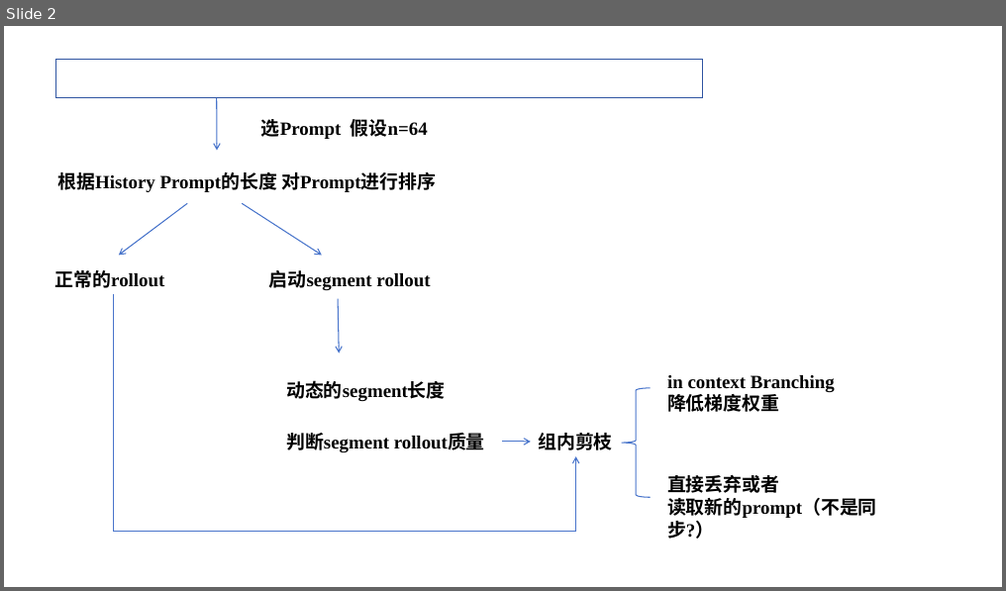
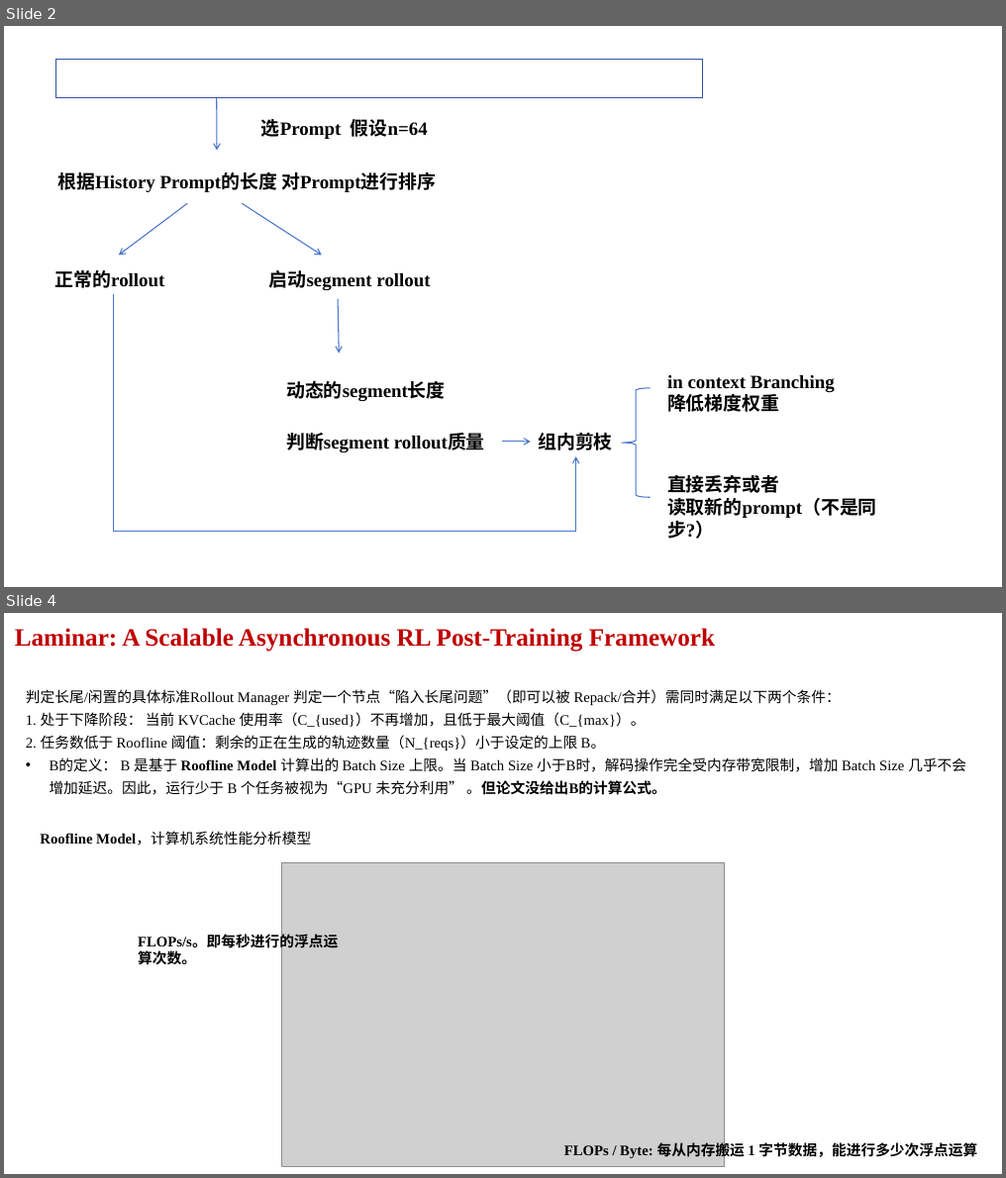
Before and after one commit to Watsontao/mindrlhf, a slide deck: 方案.pptx. Shown one above the other, each under a label of ours: slide 2 before the commit, slides 2 and 4 after it; the slides between them are not shown. The pictures are 1006x591 and 1006x1178 pixels, drawn with LibreOffice and Linux fonts; fonts in the diff are those of the drawing; grey boxes stand for pictures. Boxes give left, top, right and bottom in pixels: in the first picture for what was removed or moved away, otherwise in the second. Text is boxed around its words. In the diff, an @@ line names an element or a change of style, - is before the commit and + after.

```diff
--- a/方案.pptx
+++ b/方案.pptx
@@ slide 4 added at (4, 613, 1002, 1174), background #FFFFFF @@
@@ text added at (15, 628, 715, 652), 24 pt, text #C00000, bold @@
+Laminar: A Scalable Asynchronous RL Post-Training Framework
@@ text added at (26, 689, 966, 795), 14 pt, text #000000 @@
+判定长尾/闲置的具体标准Rollout Manager 判定一个节点“陷入长尾问题”（即可以被 Repack/合并）需同时满足以下两个条件：
+1. 处于下降阶段： 当前 KVCache 使用率（C_{used}）不再增加，且低于最大阈值（C_{max}）。
+2. 任务数低于 Roofline 阈值：剩余的正在生成的轨迹数量（N_{reqs}）小于设定的上限 B。
+• B的定义： B 是基于 Roofline Model 计算出的 Batch Size 上限。当 Batch Size 小于B时，解码操作完全受内存带宽限制，增加 Batch Size 几乎不会增加延迟。因此，运行少于 B 个任务被视为“GPU 未充分利用” 。但论文没给出B的计算公式。
@@ text added at (40, 833, 311, 846), 14 pt, text #000000, bold @@
+Roofline Model，计算机系统性能分析模型
@@ picture added at (282, 863, 725, 1167) @@
@@ text added at (138, 935, 338, 965), 14 pt, text #000000, bold @@
+FLOPs/s。即每秒进行的浮点运算次数。
@@ text added at (564, 1141, 977, 1159), 14 pt, text #000000, bold @@
+FLOPs / Byte: 每从内存搬运 1 字节数据，能进行多少次浮点运算
```
Also in this commit, not shown: 11 other slides added, 1 other file.
